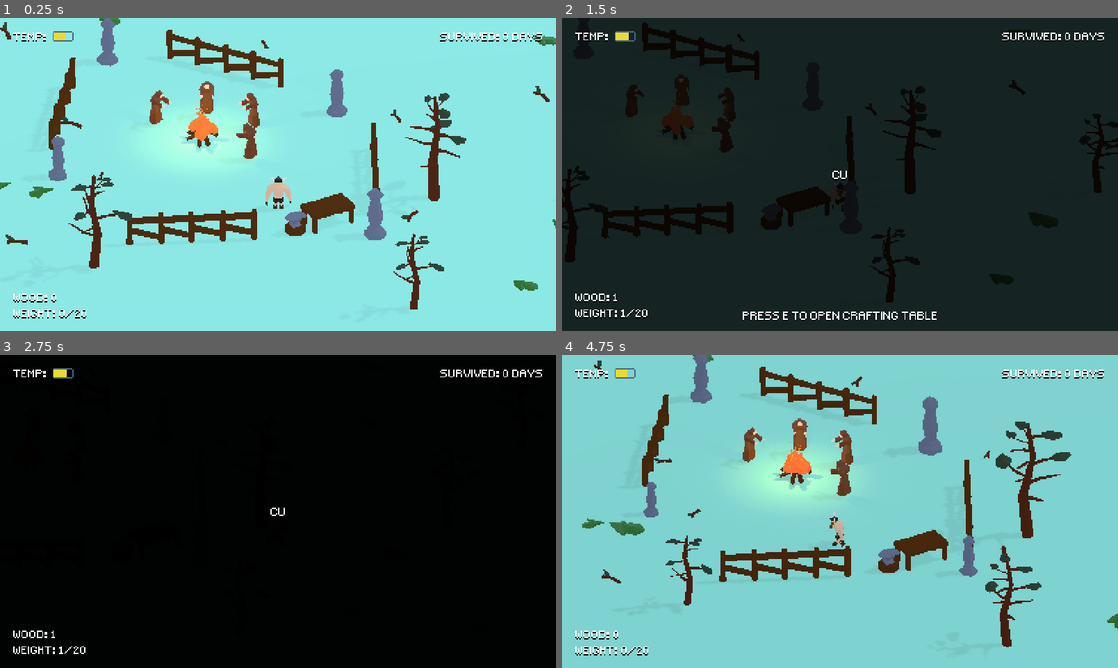
Above: before the commit, frames 1-4 (two rows, left to right).
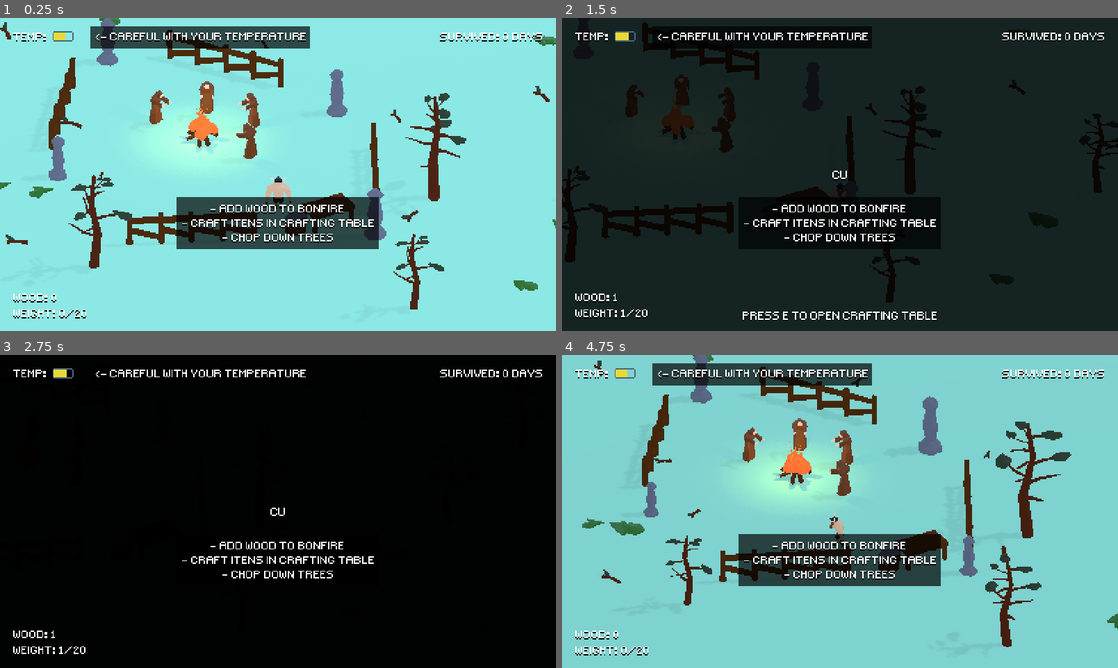
Above: after the commit, the same moments.

Repository: guilhermehto/ludum-dare-46
Game: Godot game, scene res://Game.tscn
Same seed, same stepped clock (60 frames per second), same inputs: the game is played once before the commit and once after it. Sound files missing from this copy of the repository are replaced by a short silence.
Inputs (mouse positions are in pixels of both pictures, inside the frame that each line leads up to):
- Up to frame 1 (0.25 s): no input
- Up to frame 2 (1.5 s): tap Enter (ui_accept) at 0.5, 0.77 s; move the mouse to (962, 158) at 0.52 s; hold D (move_right) 0.53-1.28 s; hold E (interact) 0.53-1.28 s; move the mouse to (728, 190) at 1.27 s; hold S (move_down) from 1.28 s (still down); click (728, 190) at 1.35 s
- Up to frame 3 (2.75 s): tap Enter (ui_accept) at 1.52 s; tap E (interact) at 2 s; move the mouse to (333, 442) at 2.02 s; release S (move_down) at 2.03 s; hold D (move_right) from 2.03 s (still down); hold E (interact) from 2.03 s (still down)
- Up to frame 4 (4.75 s): tap Enter (ui_accept) at 2.75, 3.02, 3.5, 3.77, 4.52 s; move the mouse to (812, 574) at 2.77 s; release D (move_right) at 2.78 s; release E (interact) at 2.78 s; hold W (move_up) 2.78-3.53 s; click (812, 574) at 2.85 s; move the mouse to (1006, 558) at 3.52 s; hold E (interact) 3.53-4.28 s; hold A (move_left) from 3.53 s (still down); move the mouse to (673, 464) at 4.27 s; click (673, 464) at 4.35 s

The runs differ from the first frame. In frame 1, 8.8% of the frame differs, in the area x 16-69%, y 2-74%; in frame 2, 3.5%; in frame 3, 1.0%; in frame 4, 8.9%.
Error in both runs: Trying to assign value of type 'Node2D' to a variable of type 'Sprite'. (res://interface/start-menu/StartMenu.gd:10)

Commit message:
Added tutorial

Diff:
--- a/Game.gd
+++ b/Game.gd
@@ -19,8 +19,8 @@
 	GlobalSignals.connect("game_ended", self, "_on_game_ended")
 	GlobalSignals.connect("day_passed", self, "_on_day_passed")
 
-func _on_day_passed() -> void:
-	passed_days += 1
+func _on_day_passed(passed) -> void:
+	passed_days = passed
 
 func _on_game_ended(reason) -> void:
 	GlobalSignals.emit_notified(reason)
--- a/Game.tscn
+++ b/Game.tscn
@@ -14,6 +14,8 @@
 [ext_resource path="res://static/props/Statue.tscn" type="PackedScene" id=12]
 [ext_resource path="res://static/props/Fence.tscn" type="PackedScene" id=13]
 [ext_resource path="res://materials/Snow.tres" type="Material" id=14]
+[ext_resource path="res://interface/Label.tscn" type="PackedScene" id=15]
+[ext_resource path="res://interface/Tutorial.gd" type="Script" id=16]
 
 [sub_resource type="PlaneMesh" id=1]
 size = Vector2( 150, 150 )
@@ -567,3 +569,60 @@
 
 [node name="Villager3" parent="GameWorld/Map/Villagers" instance=ExtResource( 6 )]
 transform = Transform( -0.566953, 0, -0.82375, 0, 1, 0, 0.82375, 0, -0.566953, -2.62604, 1.5, -9.44025 )
+
+[node name="Tutorial" type="Control" parent="GameWorld"]
+anchor_right = 1.0
+anchor_bottom = 1.0
+script = ExtResource( 16 )
+__meta__ = {
+"_edit_use_anchors_": false
+}
+
+[node name="ColorRect2" type="ColorRect" parent="GameWorld/Tutorial"]
+margin_left = 69.0
+margin_top = 6.0
+margin_right = 237.0
+margin_bottom = 23.0
+color = Color( 0, 0, 0, 0.686275 )
+__meta__ = {
+"_edit_use_anchors_": false
+}
+
+[node name="Temperature" parent="GameWorld/Tutorial" instance=ExtResource( 15 )]
+margin_left = 73.0
+margin_top = 10.0
+margin_right = 235.0
+margin_bottom = 18.0
+text = "<- careful with your temperature"
+align = 1
+
+[node name="ColorRect" type="ColorRect" parent="GameWorld/Tutorial"]
+anchor_left = 0.5
+anchor_top = 0.5
+anchor_right = 0.5
+anchor_bottom = 0.5
+margin_left = -78.0
+margin_top = 17.0
+margin_right = 77.0
+margin_bottom = 57.0
+color = Color( 0, 0, 0, 0.686275 )
+
+[node name="Instructions" parent="GameWorld/Tutorial" instance=ExtResource( 15 )]
+anchor_left = 0.5
+anchor_top = 0.5
+anchor_right = 0.5
+anchor_bottom = 0.5
+margin_left = -81.0
+margin_top = 21.5973
+margin_right = 81.0
+margin_bottom = 51.5973
+text = "- add wood to bonfire
+- craft itens in crafting table
+- chop down trees"
+align = 1
+
+[node name="Timer" type="Timer" parent="GameWorld/Tutorial"]
+wait_time = 8.0
+one_shot = true
+autostart = true
+[connection signal="timeout" from="GameWorld/Tutorial/Timer" to="GameWorld/Tutorial" method="_on_Timer_timeout"]
--- /dev/null
+++ b/interface/Tutorial.gd
@@ -0,0 +1,4 @@
+extends Control
+
+func _on_Timer_timeout():
+	queue_free()
--- a/static/trees/normal/Tree.gd
+++ b/static/trees/normal/Tree.gd
@@ -39,7 +39,7 @@
 		var drop = drops[randi() % drops.size()].instance()
 		add_child(drop)
 		drop.set_as_toplevel(true)
-		var random_direction = Vector3(randi() % 3, 0.5, randi() % 3).normalized()
+		var random_direction = Vector3(randi() % 3, 1, randi() % 3).normalized()
 		drop.global_transform.origin = global_transform.origin + random_direction * Vector3(randi() % 5, 0, randi() % 5)
 
 func _on_Timer_timeout() -> void:
Not shown: 1 places in Game.tscn that only renumber resources
